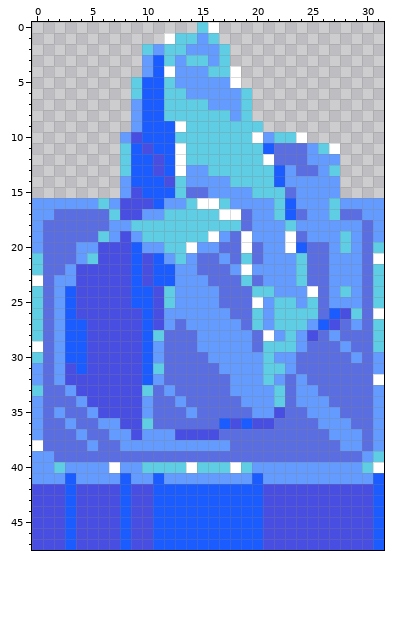
A pixel-art file gets an edit: art/blockingTile.aseprite. The first picture shows the starting point.
32x48 pixels, 1 frame.
Now the later version:
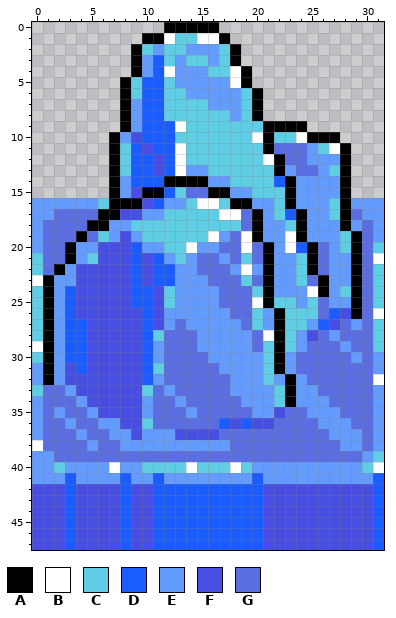
Palette (. is transparent): A #000000  B #ffffff  C #5fcde4  D #1a5cff  E #639bff  F #474ee1  G #5b6ee1
The exact change:
Changed rows in their new state; - is an unchanged pixel.
first column x 1:
 0 -----------AAAAA-------------
 1 ---------AA---BBA------------
 2 --------A--------A-----------
 3 --------A--------A-----------
 4 --------A---------A----------
 5 -------A----------A----------
 6 -------A-----------A---------
 7 -------A-----------A---------
 8 -------A-----------A---------
 9 -------A------------AAAA-----
10 ------A-------------A---AAA--
11 ------A-------------A------A-
12 ------A--------------A-----A-
13 ------A--------------A-----A-
14 ------A----AAAA-------A----A-
15 ------A--AA----AA-----A----A-
16 ------AAA--------AA---A----A-
17 -----AA------------A---A---A-
18 ----AA-------------A---A---A-
19 ---A---------------A---A----A
20 --A-----------------A---A---A
21 --A-----------------A---A---A
22 -A------------------A---A---A
23 A-------------------A----A--A
24 A-------------------A----A--A
25 A-------------------A-------A
26 A--------------------A------A
27 A--------------------A-------
28 A--------------------A-------
29 A--------------------A-------
30 A--------------------A-------
31 A--------------------A-------
32 A---------------------A------
33 ----------------------A------
34 ----------------------A------
Pixel boxes of the changes (left, top, right, bottom) in both pictures:
changed: (43, 22, 362, 407)
